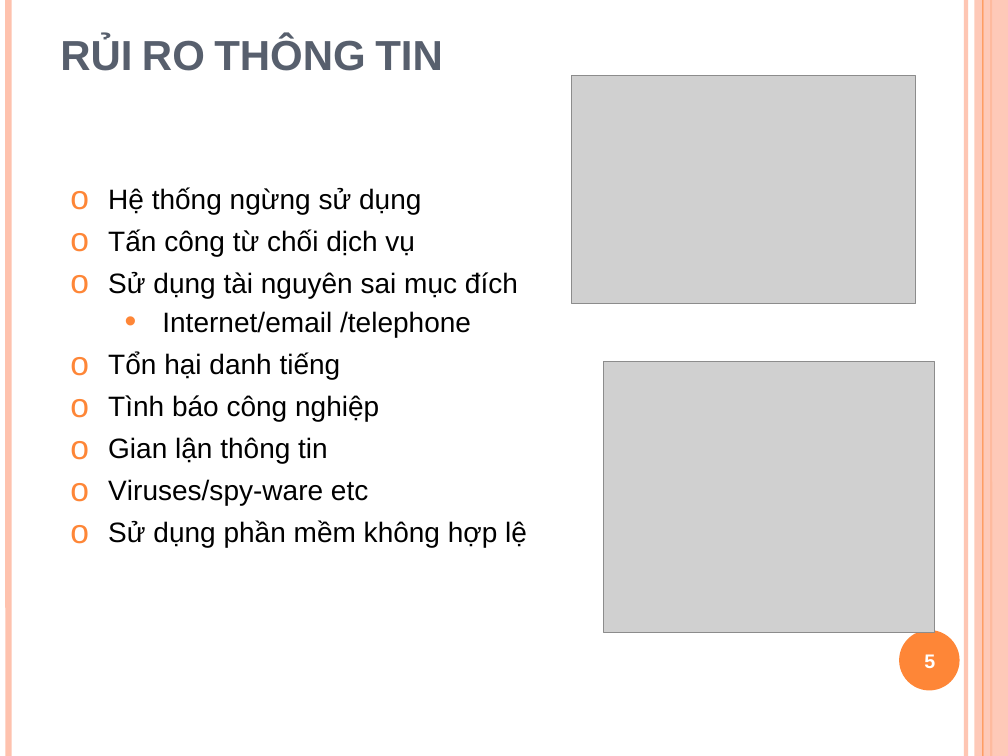
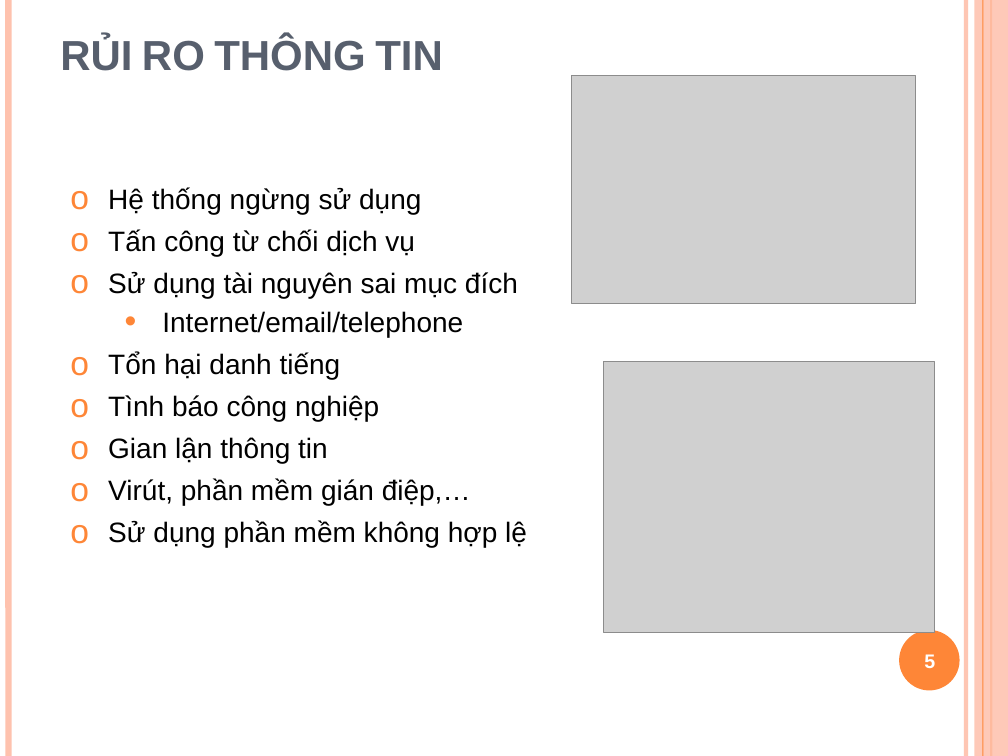
Before and after one commit to Alex7Huynh/iss-g5, a slide deck: slide 5 of ISMS/w6_Minh_Toan_ISMS.pptx. Drawn at 1008x756 pixels with LibreOffice and Linux fonts; fonts in the diff are those of the drawing; grey boxes stand for pictures. Boxes give left, top, right and bottom in pixels: in the first picture for what was removed or moved away, otherwise in the second. Text is boxed around its words. In the diff, an @@ line names an element or a change of style, - is before the commit and + after.

```diff
--- a/ISMS/w6_Minh_Toan_ISMS.pptx
+++ b/ISMS/w6_Minh_Toan_ISMS.pptx
@@ text at (162, 311, 463, 337): spaces changed @@
-  • Internet/email /telephone
+  • Internet/email/telephone
@@ text at (108, 478, 471, 505): text changed @@
-o Viruses/spy-ware etc
+o Virút, phần mềm gián điệp,…
```
Also in this commit, not shown: 18 other slides changed.
